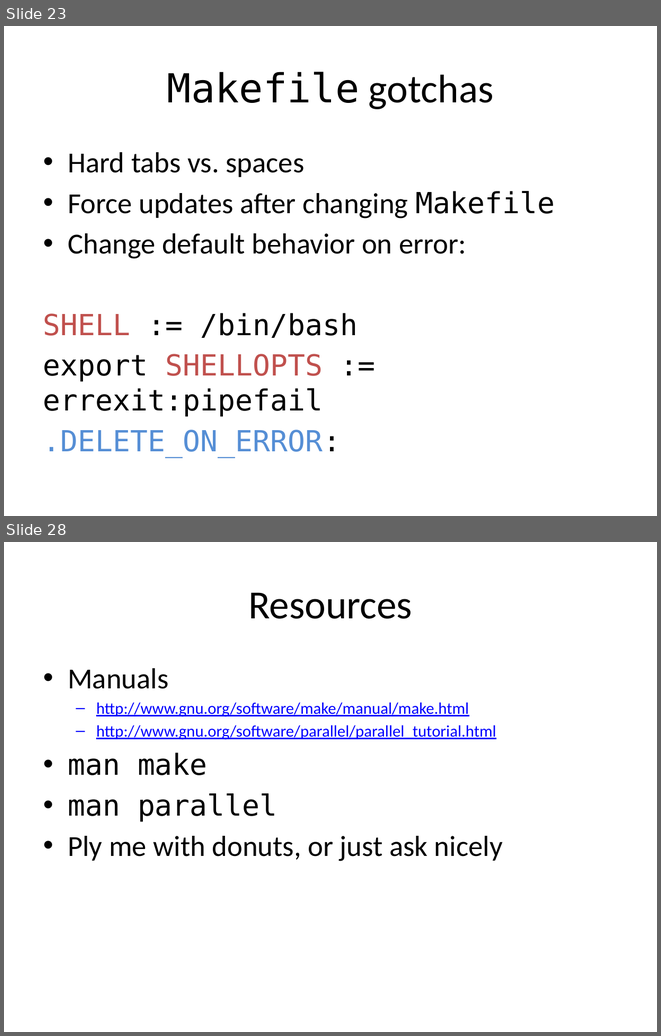
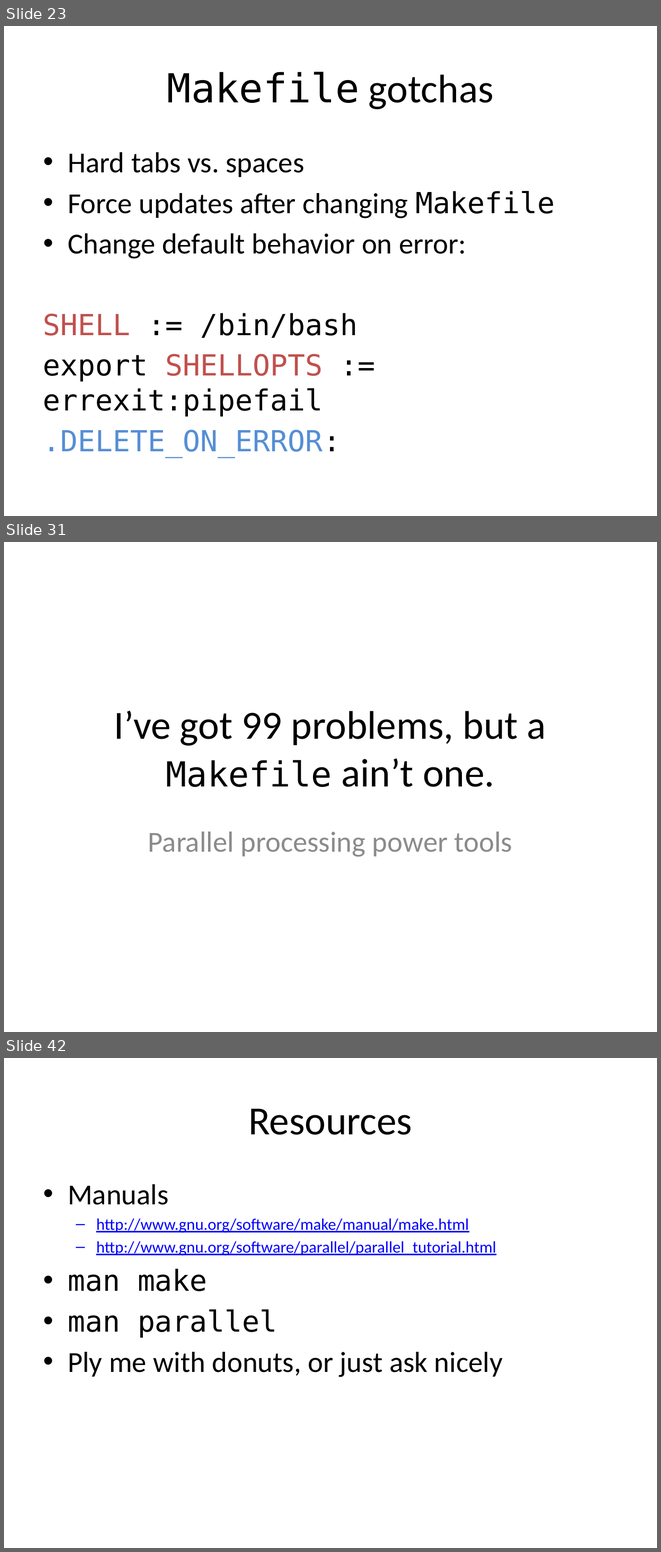
Before and after one commit to tsibley/Workflows-and-Parallel-Processing, a slide deck: CBG-2014-05-06.pptx. Shown one above the other, each under a label of ours: slides 23 and 28 before the commit, slides 23, 31 and 42 after it; the slides between them are not shown. The pictures are 661x1036 and 661x1552 pixels, drawn with LibreOffice and Linux fonts; fonts in the diff are those of the drawing. Boxes give left, top, right and bottom in pixels: in the first picture for what was removed or moved away, otherwise in the second. Text is boxed around its words. In the diff, an @@ line names an element or a change of style, - is before the commit and + after.

```diff
--- a/CBG-2014-05-06.pptx
+++ b/CBG-2014-05-06.pptx
@@ slide 31 added at (4, 542, 657, 1032), background #FFFFFF @@
@@ title added at (114, 711, 546, 787), 44 pt, text #000000 @@
+I’ve got 99 problems, but a Makefile ain’t one.
@@ subtitle added at (148, 831, 512, 857), 32 pt, text #8C8C8C @@
+Parallel processing power tools
@@ what was slide 28 is now slide 42 @@
```
Also in this commit, not shown: 3 slides changed, 14 other slides added, 1 slide removed.
